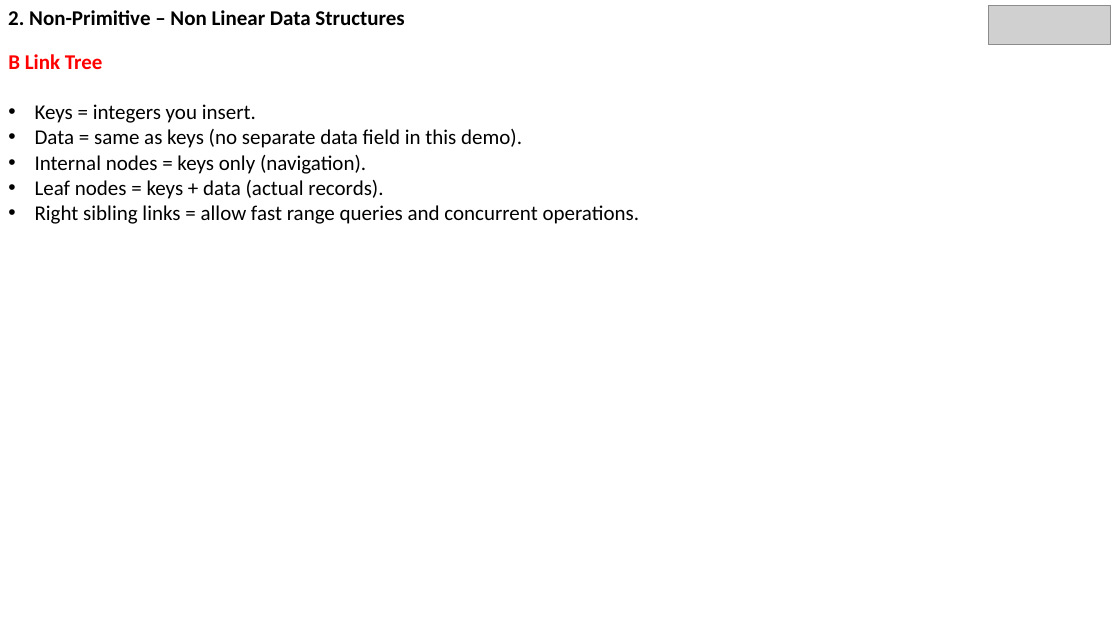
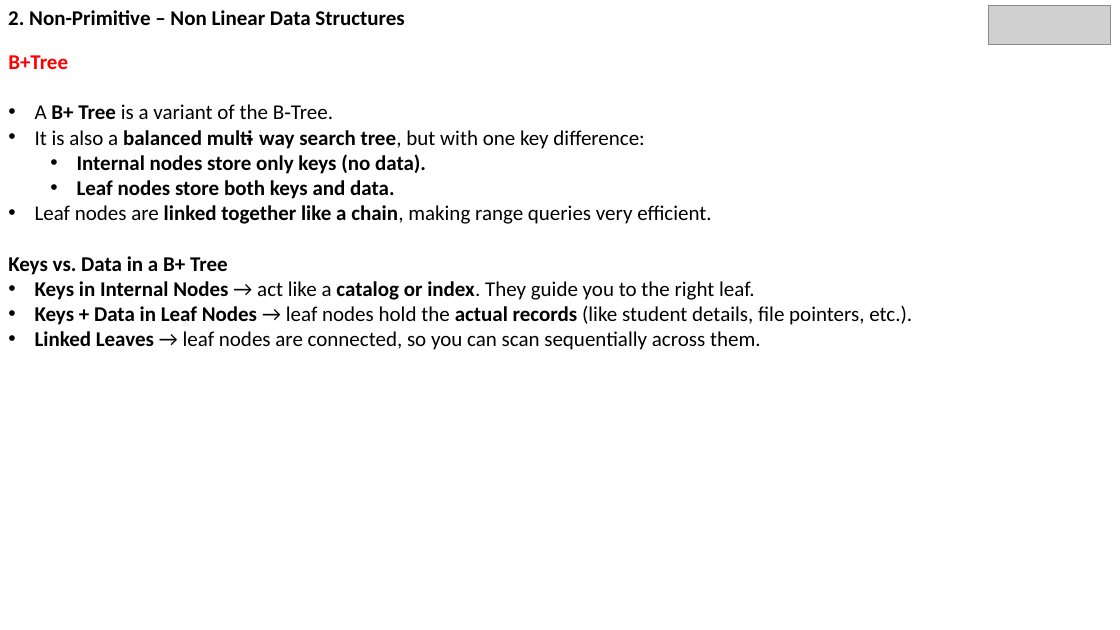
Before and after one commit to SMattaparthi-rgare/Non-Linear-Data-Structures-PPT, a slide deck: slide 17 of DataStructures3.pptx (slide 57 before the commit). Drawn at 1120x630 pixels with LibreOffice and Linux fonts; fonts in the diff are those of the drawing; grey boxes stand for pictures. Boxes give left, top, right and bottom in pixels: in the first picture for what was removed or moved away, otherwise in the second. Text is boxed around its words. In the diff, an @@ line names an element or a change of style, - is before the commit and + after.

```diff
--- a/DataStructures3.pptx
+++ b/DataStructures3.pptx
@@ text at (8, 55, 912, 350): text changed @@
-B Link Tree
-• Keys = integers you insert.
-• Data = same as keys (no separate data field in this demo).
-• Internal nodes = keys only (navigation).
-• Leaf nodes = keys + data (actual records).
-• Right sibling links = allow fast range queries and concurrent operations.
+B+Tree
+• A B+ Tree is a variant of the B‑Tree.
+• It is also a balanced multi‑way search tree, but with one key difference:
+  • Internal nodes store only keys (no data).
+  • Leaf nodes store both keys and data.
+• Leaf nodes are linked together like a chain, making range queries very efficient.
+Keys vs. Data in a B+ Tree
+• Keys in Internal Nodes → act like a catalog or index. They guide you to the right leaf.
+• Keys + Data in Leaf Nodes → leaf nodes hold the actual records (like student details, file pointers, etc.).
+• Linked Leaves → leaf nodes are connected, so you can scan sequentially across them.
```
Also in this commit, not shown: 37 other slides changed, 7 slides added, 25 slides removed.
